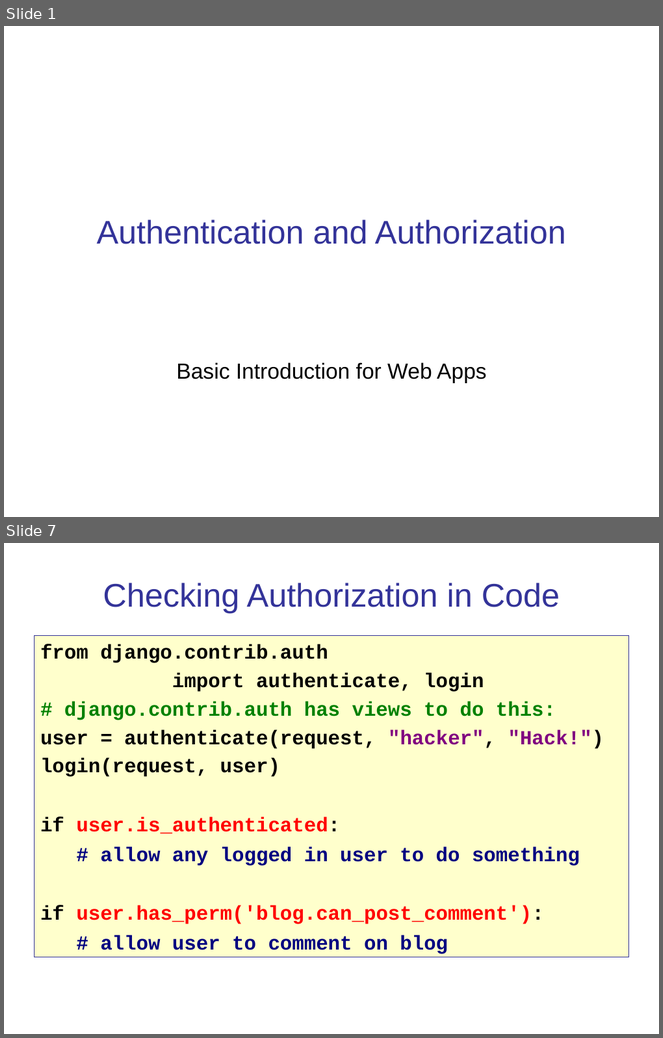
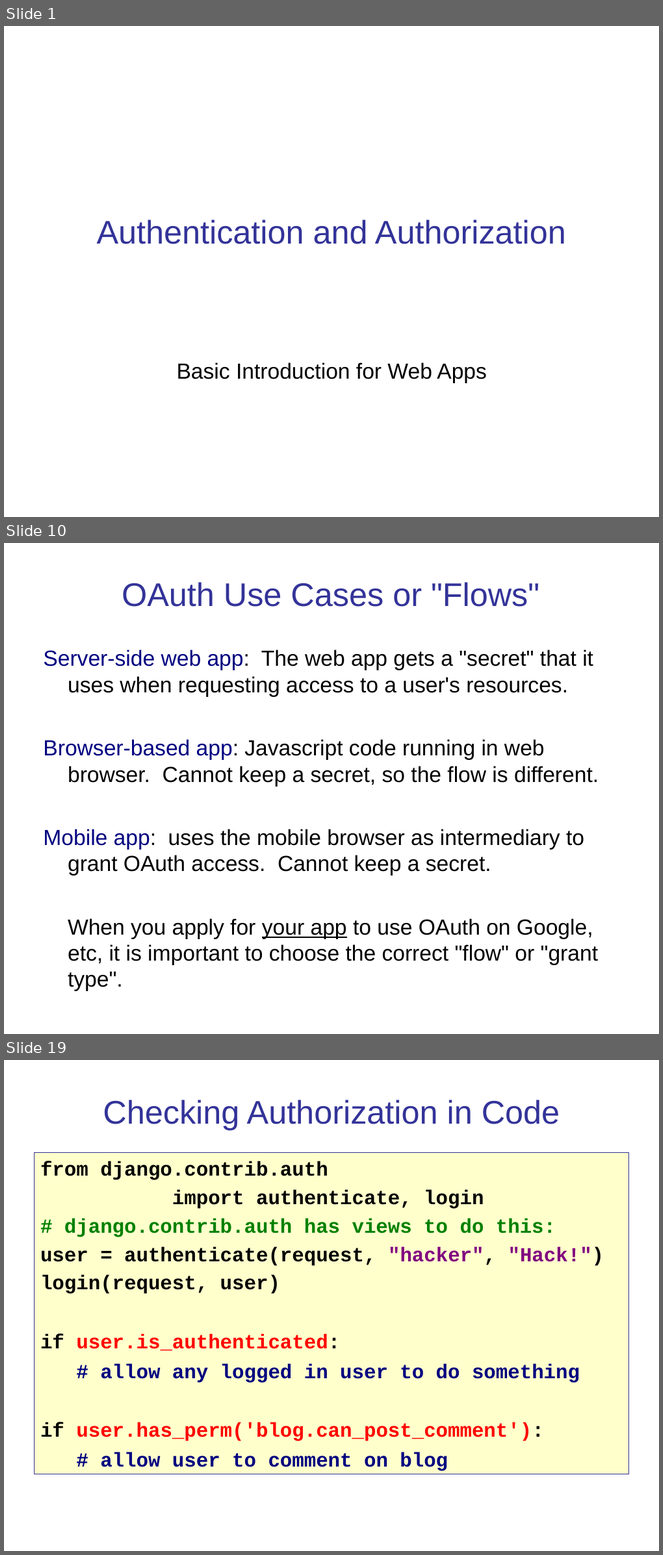
Before and after one commit to cpske/ISP, a slide deck: authentication/Authentication-and-Authorization.ppt. Shown one above the other, each under a label of ours: slides 1 and 7 before the commit, slides 1, 10 and 19 after it; the slides between them are not shown. The pictures are 663x1038 and 663x1555 pixels, drawn with LibreOffice and Linux fonts; fonts in the diff are those of the drawing. Boxes give left, top, right and bottom in pixels: in the first picture for what was removed or moved away, otherwise in the second. Text is boxed around its words. In the diff, an @@ line names an element or a change of style, - is before the commit and + after.

```diff
--- a/authentication/Authentication-and-Authorization.ppt
+++ b/authentication/Authentication-and-Authorization.ppt
@@ slide 10 added at (4,543,659,1034), background #FFFFFF @@
@@ title added at (122,582,540,607), 36 pt, text #333399 @@
+OAuth Use Cases or "Flows"
@@ text added at (43,650,599,991), 24 pt, text #000000 @@
+Server-side web app: The web app gets a "secret" that it uses when requesting access to a user's resources.
+Browser-based app: Javascript code running in web browser. Cannot keep a secret, so the flow is different.
+Mobile app: uses the mobile browser as intermediary to grant OAuth access. Cannot keep a secret.
+When you apply for your app to use OAuth on Google, etc, it is important to choose the correct "flow" or "grant type".
@@ what was slide 7 is now slide 19 @@
```
Also in this commit, not shown: 6 slides changed, 12 other slides added, 12 other files.
